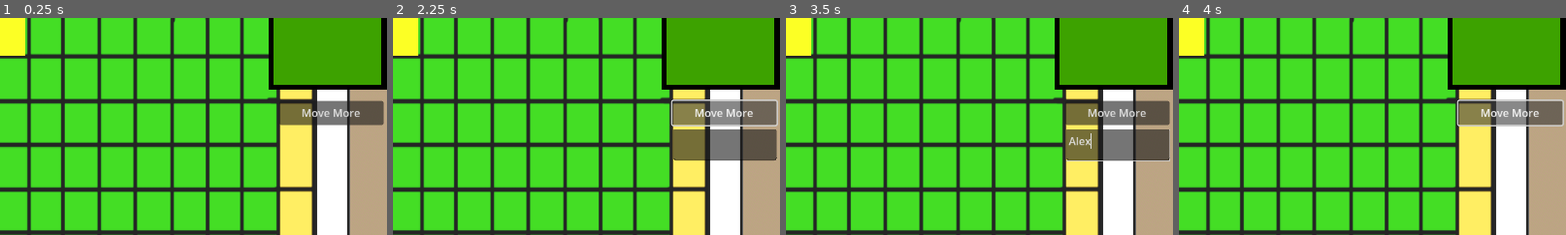
Above: before the commit, frames 1-4 (left to right).
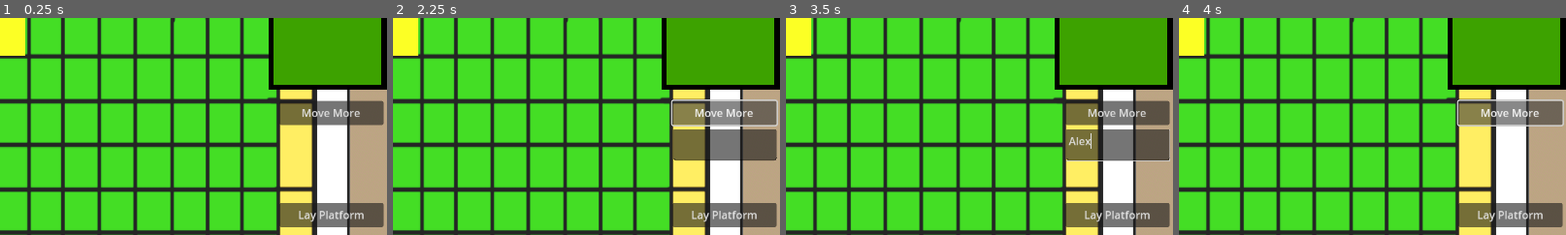
Above: after the commit, the same moments.

Repository: internot169/CasaGrande
Game: Godot game, scene res://main.tscn
Same seed, same stepped clock (60 frames per second), same inputs: the game is played once before the commit and once after it. The engine's default icon, where the game draws it, is replaced by a stand-in: a white triangle on a blue panel in a dark square.
Inputs (mouse positions are % of the whole screen's width and height, from its top left):
- Up to frame 1 (0.25 s): no input
- Up to frame 2 (2.25 s): click (93, 57) at 0.5 s, where only the run after the commit has a clickable "Lay Platform"; click (93, 57) at 1.25 s, where only the run after the commit has a clickable "End Platform"; click "Move More" at 2 s
- Up to frame 3 (3.5 s): click (93, 41) at 2.77 s; type "Alex" at 2.85 s
- Up to frame 4 (4 s): click "Move More" at 3.5 s
The pictures show only the part of the screen within x 50-100%, y 12-62%; the shares and areas given below are measured in that part.

The runs differ from the first frame. In frame 1, 2.9% of the frame differs, in the area x 72-100%, y 85-97%; in frame 2, 2.9%; in frame 3, 2.9%; in frame 4, 2.9%.

Commit message:
Create platform selection system

Diff:
--- a/CasaGrande/block.gd
+++ b/CasaGrande/block.gd
@@ -4,6 +4,10 @@
 var platform = false
 var player
 
+var x
+var y
+var z
+
 func _process(delta):
 	$MeshInstance3D.get_active_material(0)
 	var mat = StandardMaterial3D.new()
--- a/CasaGrande/block.tscn
+++ b/CasaGrande/block.tscn
@@ -7,6 +7,9 @@
 [sub_resource type="StandardMaterial3D" id="StandardMaterial3D_rc0ab"]
 albedo_color = Color(0.768627, 0.313726, 0, 1)
 
+[sub_resource type="BoxShape3D" id="BoxShape3D_lh5jh"]
+size = Vector3(4.7, 4.7, 5.2)
+
 [node name="Block" type="Node3D"]
 script = ExtResource("1_wy1yl")
 
@@ -14,3 +17,11 @@
 transform = Transform3D(4.7, 0, 0, 0, 4.7, 0, 0, 0, 5.2, 2.5, 0, 2.5)
 mesh = SubResource("BoxMesh_q2hgn")
 surface_material_override/0 = SubResource("StandardMaterial3D_rc0ab")
+
+[node name="Area3D" type="Area3D" parent="." groups=["Block"]]
+input_capture_on_drag = true
+
+[node name="CollisionShape3D" type="CollisionShape3D" parent="Area3D" groups=["Block"]]
+transform = Transform3D(1, 0, 0, 0, 1, 0, 0, 0, 1, 2.5, 0, 2.5)
+top_level = true
+shape = SubResource("BoxShape3D_lh5jh")
--- a/CasaGrande/board.gd
+++ b/CasaGrande/board.gd
@@ -21,10 +21,15 @@
 		return false
 
 	var block = load("res://block.tscn").instantiate()
+
 	get_tree().get_root().add_child(block)
 	blocks[x][y][z] = block
+
 	block.new_color = get_node("../GameManager").curr_player.new_color
 	block.player = get_node("../GameManager").curr_player
+	block.x = x
+	block.y = y
+	block.z = z
 
 	var z_amt = -88.5
 	var pos:Vector3 = Vector3((5 * x), z + 0.61, -88.5 + (6 * y))
@@ -68,6 +73,9 @@
 
 	return will_lay
 
+func platform(x_1, y_1, z_1, x_2, y_2, z_2):
+	print("got it!")
+
 func compare(x, y):
 	if(x == null || y == null):
 		return false
--- a/CasaGrande/game_manager.gd
+++ b/CasaGrande/game_manager.gd
@@ -26,7 +26,6 @@
 		game_ending = true
 		switch_turn()
 		game_ending_index = 1
-
 
 func switch_turn():
 	$UI/Button.visible = false
--- a/CasaGrande/game_manager.tscn
+++ b/CasaGrande/game_manager.tscn
@@ -1,9 +1,22 @@
-[gd_scene load_steps=3 format=3 uid="uid://cax20q47epvn6"]
+[gd_scene load_steps=6 format=3 uid="uid://cax20q47epvn6"]
 
 [ext_resource type="Script" path="res://game_manager.gd" id="1_n8qkr"]
 [ext_resource type="PackedScene" uid="uid://cxud4apv37bp4" path="res://ui.tscn" id="2_ls8pe"]
+[ext_resource type="Script" path="res://raycast_handler.gd" id="3_f0f5c"]
+[ext_resource type="Script" path="res://input_getter.gd" id="4_8bsvw"]
+[ext_resource type="PackedScene" uid="uid://cf5fn7j0bfyom" path="res://highlighterinput.tscn" id="5_3j3dg"]
 
 [node name="GameManager" type="Node3D"]
 script = ExtResource("1_n8qkr")
 
 [node name="UI" parent="." instance=ExtResource("2_ls8pe")]
+
+[node name="RaycastHandler" type="Node3D" parent="."]
+visible = false
+script = ExtResource("3_f0f5c")
+
+[node name="InputGetter" type="Node3D" parent="."]
+script = ExtResource("4_8bsvw")
+
+[node name="Highlighterinput" parent="InputGetter" instance=ExtResource("5_3j3dg")]
+transform = Transform3D(0.560021, 0, 0, 0, 1, 0, 0, 0, 0.685211, 0.284887, 1.98725, -76.3548)
--- a/CasaGrande/input_getter.gd
+++ b/CasaGrande/input_getter.gd
@@ -32,14 +32,14 @@
 	return false
 
 func _process(_delta):
-	get_node("Highlighterinput").visible = get_node("../GameManager").can_lay_block
+	get_node("Highlighterinput").visible = get_node("..").can_lay_block
 
-	if(!get_node("../GameManager").can_lay_block):
+	if(!get_node("..").can_lay_block):
 		return
 
 	var lay = await get_input()
 
-	var bounds = get_node("../GameManager").get_x_y_bound()
+	var bounds = get_node("..").get_x_y_bound()
 	var x_left_bound = bounds[0]
 	var x_right_bound = bounds[1]
 	var y_left_bound = bounds[2]
@@ -64,7 +64,8 @@
 		y = 0
 
 	if(lay):
-		get_node("../GameManager").lay_block(x, y, 0)
+		# TODO: make this stackable
+		get_node("..").lay_block(x, y, 0)
 
 	display_input_box()
 
@@ -76,4 +77,4 @@
 	var x_amt = 0
 	var pos:Vector3 = Vector3(x_amt + (5 * x), 0.61, z_amt + (6 * y))
 
-	get_node("Highlighterinput").position = pos
+	$Highlighterinput.position = pos
--- a/CasaGrande/main.tscn
+++ b/CasaGrande/main.tscn
@@ -1,11 +1,9 @@
-[gd_scene load_steps=11 format=3 uid="uid://cd5wj6yu7wrrh"]
+[gd_scene load_steps=9 format=3 uid="uid://cd5wj6yu7wrrh"]
 
 [ext_resource type="PackedScene" uid="uid://b3q7fd0edg78" path="res://board.tscn" id="1_0ml7a"]
 [ext_resource type="PackedScene" uid="uid://cax20q47epvn6" path="res://game_manager.tscn" id="2_0ab3p"]
-[ext_resource type="PackedScene" uid="uid://cf5fn7j0bfyom" path="res://highlighterinput.tscn" id="2_6pk4s"]
 [ext_resource type="PackedScene" uid="uid://by24nndr2heas" path="res://token_bonus.tscn" id="2_alhe1"]
 [ext_resource type="PackedScene" uid="uid://c6qhal3k06as3" path="res://token.tscn" id="3_81pnq"]
-[ext_resource type="Script" path="res://input_getter.gd" id="4_olnyl"]
 
 [sub_resource type="ProceduralSkyMaterial" id="ProceduralSkyMaterial_8pkaf"]
 
@@ -60,12 +58,6 @@
 [node name="BonusToken4" parent="." node_paths=PackedStringArray("player") instance=ExtResource("2_alhe1")]
 transform = Transform3D(1, 0, 0, 0, 1, 0, 0, 0, 1, -32.9573, 0, -89.7906)
 player = NodePath("../Token4")
-
-[node name="InputGetter" type="Node3D" parent="."]
-script = ExtResource("4_olnyl")
-
-[node name="Highlighterinput" parent="InputGetter" instance=ExtResource("2_6pk4s")]
-transform = Transform3D(0.560021, 0, 0, 0, 1, 0, 0, 0, 0.685211, 0.284887, 1.98725, -76.3548)
 
 [node name="Camera3D" type="Camera3D" parent="."]
 transform = Transform3D(1, 0, 0, 0, -4.37114e-08, 1, 0, -1, -4.37114e-08, 0.842134, 70, -65.0016)
--- a/CasaGrande/project.godot
+++ b/CasaGrande/project.godot
@@ -48,3 +48,8 @@
 , Object(InputEventKey,"resource_local_to_scene":false,"resource_name":"","device":-1,"window_id":0,"alt_pressed":false,"shift_pressed":true,"ctrl_pressed":false,"meta_pressed":false,"pressed":false,"keycode":0,"physical_keycode":4194309,"key_label":0,"unicode":0,"echo":false,"script":null)
 ]
 }
+click={
+"deadzone": 0.5,
+"events": [Object(InputEventMouseButton,"resource_local_to_scene":false,"resource_name":"","device":-1,"window_id":0,"alt_pressed":false,"shift_pressed":false,"ctrl_pressed":false,"meta_pressed":false,"button_mask":2,"position":Vector2(62, 11),"global_position":Vector2(66, 54),"factor":1.0,"button_index":2,"pressed":true,"double_click":false,"script":null)
+, null]
+}
--- /dev/null
+++ b/CasaGrande/raycast_handler.gd
@@ -0,0 +1,51 @@
+extends Node3D
+
+const RAY_LENGTH = 1000
+
+var is_clicking = false
+var click_count = 0
+var first_block = null
+var second_block = null
+
+func handle_block(block:Block):
+	if(is_clicking):
+		if(click_count == 0):
+			first_block = block
+			click_count += 1
+		elif(click_count == 1):
+			second_block = block
+			stop_clicking()
+
+			get_node("..").get_node("../Board").platform(first_block.x, first_block.y, first_block.z, second_block.x, second_block.y, second_block.z)
+
+
+func _physics_process(delta):
+	if Input.is_action_just_pressed("click") and is_clicking:
+		var space_state = get_world_3d().direct_space_state
+
+		var cam = get_node("..").get_node("../Camera3D")
+		var mousepos = get_viewport().get_mouse_position()
+
+		var origin = cam.project_ray_origin(mousepos)
+		var end = origin + cam.project_ray_normal(mousepos) * RAY_LENGTH
+
+		var query = PhysicsRayQueryParameters3D.create(origin, end)
+		query.collide_with_areas = true
+		var output = space_state.intersect_ray(query)
+
+		if output != null:
+			if output != {} and output["collider"].is_in_group("Bxlock"):
+				handle_block(output["collider"].get_node(".."))
+
+
+func start_clicking():
+	is_clicking = true
+	first_block = null
+	second_block = null
+	click_count = 0
+
+func stop_clicking():
+	is_clicking = false
+	first_block = null
+	second_block = null
+	click_count = 0
--- a/CasaGrande/ui.gd
+++ b/CasaGrande/ui.gd
@@ -39,3 +39,13 @@
 		$Movemore/TextEdit.visible = true
 		$Movemore/TextEdit.text = ""
 	textbox_open = !textbox_open
+
+func _on_lay_platform_pressed():
+	get_node("../RaycastHandler").start_clicking()
+	$EndPlatform.visible = true
+	$LayPlatform.visible = false
+
+func _on_end_platform_pressed():
+	get_node("../RaycastHandler").stop_clicking()
+	$EndPlatform.visible = false
+	$LayPlatform.visible = true
--- a/CasaGrande/ui.tscn
+++ b/CasaGrande/ui.tscn
@@ -54,13 +54,22 @@
 text = "End Turn"
 
 [node name="LayPlatform" type="Button" parent="."]
+layout_mode = 0
+offset_left = 992.0
+offset_top = 352.0
+offset_right = 1147.0
+offset_bottom = 388.0
+text = "Lay Platform
+"
+
+[node name="EndPlatform" type="Button" parent="."]
 visible = false
 layout_mode = 0
-offset_left = 998.0
-offset_top = 388.0
-offset_right = 1153.0
-offset_bottom = 424.0
-text = "Lay Platform
+offset_left = 992.0
+offset_top = 352.0
+offset_right = 1147.0
+offset_bottom = 388.0
+text = "End Platform
 "
 
 [node name="Movemore" type="Button" parent="."]
@@ -85,5 +94,6 @@
 texture = ExtResource("3_psawg")
 
 [connection signal="pressed" from="Button" to="." method="_on_button_pressed"]
-[connection signal="pressed" from="LayPlatform" to="." method="_on_button_pressed"]
+[connection signal="pressed" from="LayPlatform" to="." method="_on_lay_platform_pressed"]
+[connection signal="pressed" from="EndPlatform" to="." method="_on_end_platform_pressed"]
 [connection signal="pressed" from="Movemore" to="." method="_on_movemore_pressed"]
Not shown: 1 places in CasaGrande/block.tscn that only renumber resources
Not shown, changed: README.md
